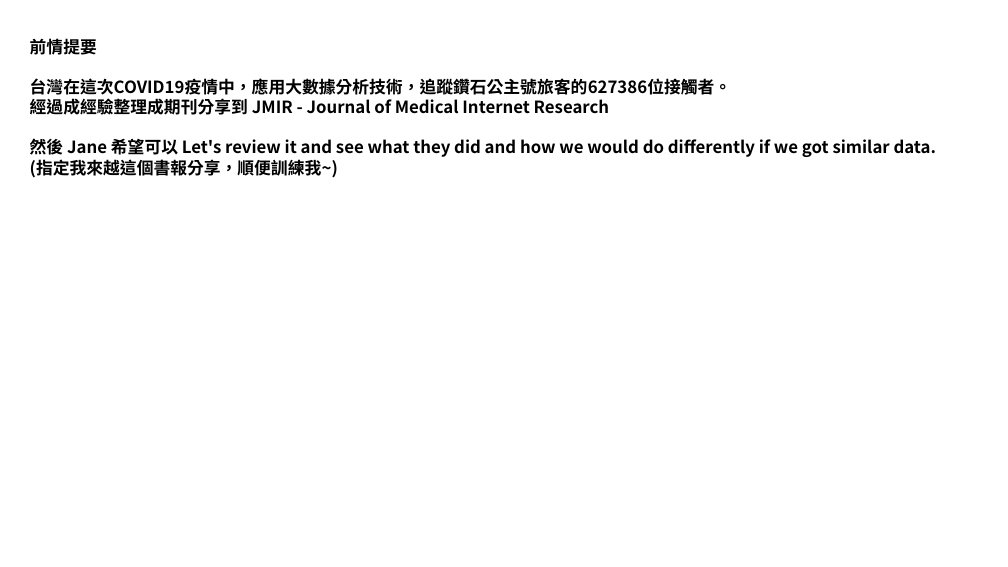
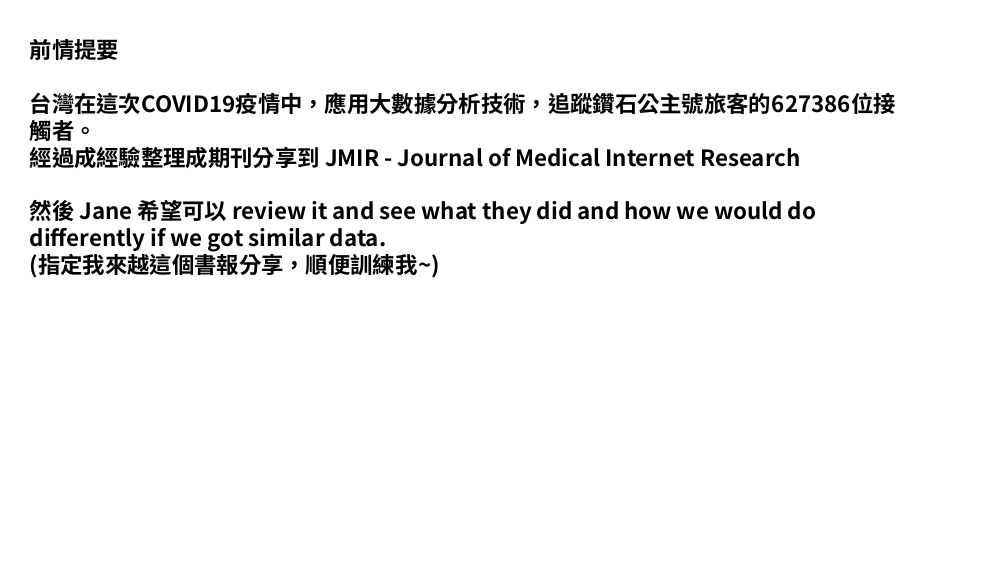
Before and after one commit to littlefish0331/thesis_study, a slide deck: slide 1 of 02_covid19_track/書報討論_COVID19_track_tw.pptx. Drawn at 1008x567 pixels with LibreOffice and Linux fonts; fonts in the diff are those of the drawing. Boxes give left, top, right and bottom in pixels: in the first picture for what was removed or moved away, otherwise in the second. Text is boxed around its words. In the diff, an @@ line names an element or a change of style, - is before the commit and + after.

```diff
--- a/02_covid19_track/書報討論_COVID19_track_tw.pptx
+++ b/02_covid19_track/書報討論_COVID19_track_tw.pptx
@@ text at (x1=30, y1=36, x2=896, y2=278): size 12 to 16 pt in "前情提要", "台灣在這次COVID19疫情中，應用大數據分析技術，追蹤鑽石公主號旅客的627386位接觸者。", "經過成經驗整理成期刊分享到 JMIR - Journal of Medical Internet ...", "(指定我來越這個書報分享，順便訓練我~)" @@
@@ text at (x1=30, y1=200, x2=816, y2=252): text changed; size 12 to 16 pt @@
-然後 Jane 希望可以 Let's review it and see what they did and how we would do differently if we got similar data.
+然後 Jane 希望可以 review it and see what they did and how we would do differently if we got similar data.
```
Also in this commit, not shown: 2 other slides changed, 24 slides added, 1 slide removed.
